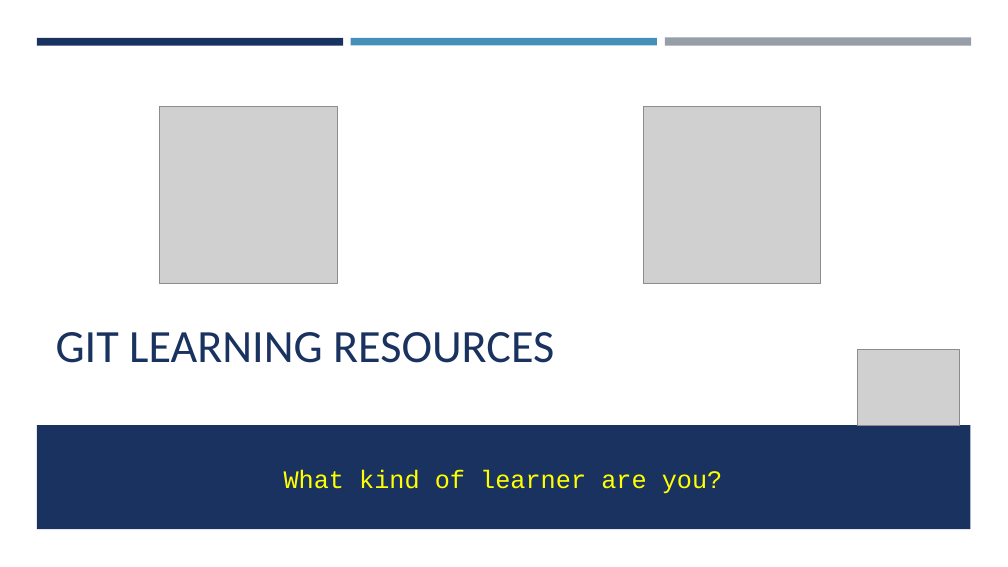
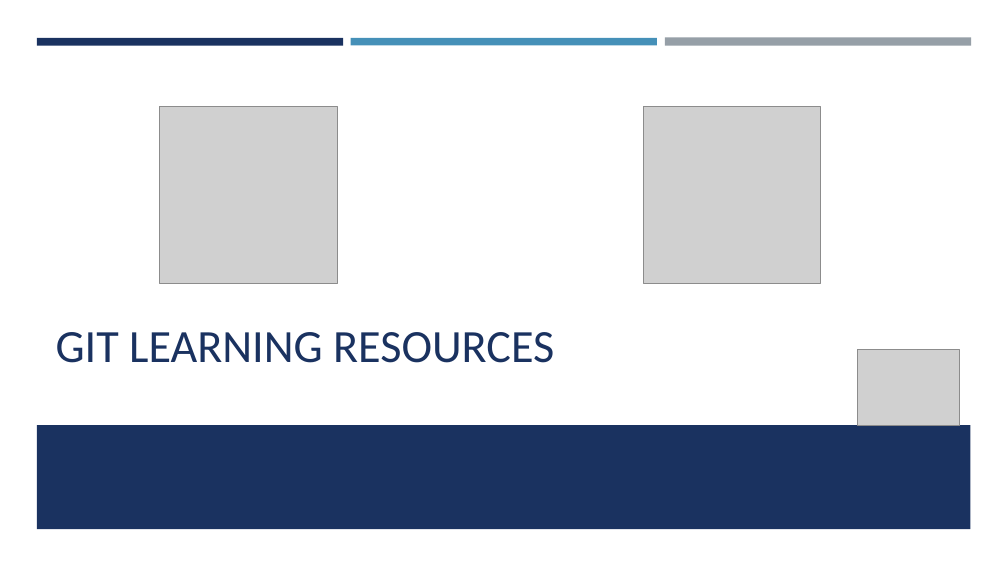
Before and after one commit to timothywarner/summer2019, a slide deck: slide 15 of psh on the river 2019/warner-github-2019.pptx (slide 5 before the commit). Drawn at 1008x567 pixels with LibreOffice and Linux fonts; fonts in the diff are those of the drawing; grey boxes stand for pictures; background and template pictures are left out. Boxes give left, top, right and bottom in pixels: in the first picture for what was removed or moved away, otherwise in the second. Text is boxed around its words. In the diff, an @@ line names an element or a change of style, - is before the commit and + after.

```diff
--- a/psh on the river 2019/warner-github-2019.pptx
+++ b/psh on the river 2019/warner-github-2019.pptx
@@ text removed at [284,469,723,494] @@
-What kind of learner are you?
```
Also in this commit, not shown: 2 other slides changed, 16 slides added, 6 slides removed, 2 other files.
